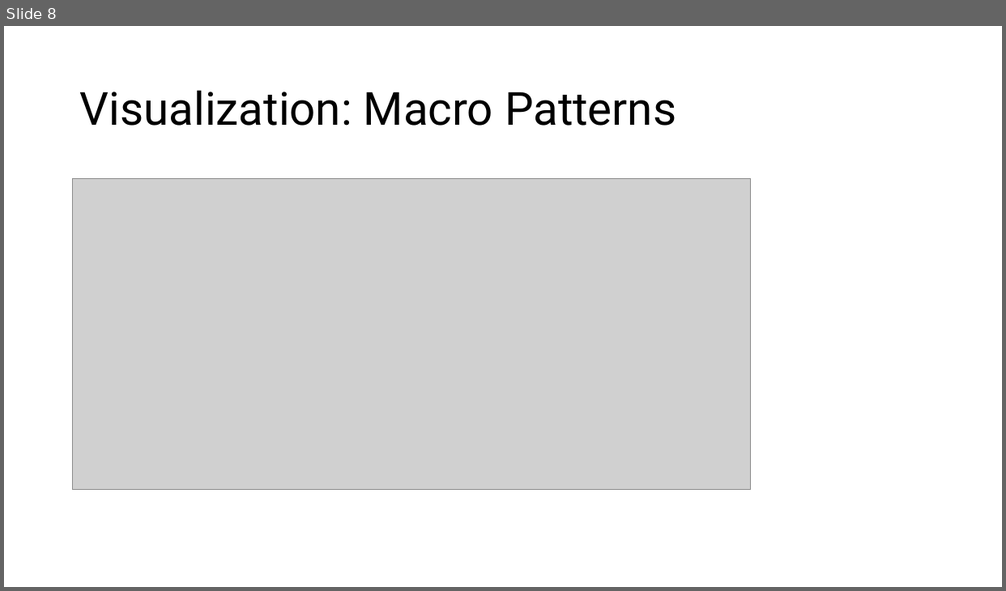
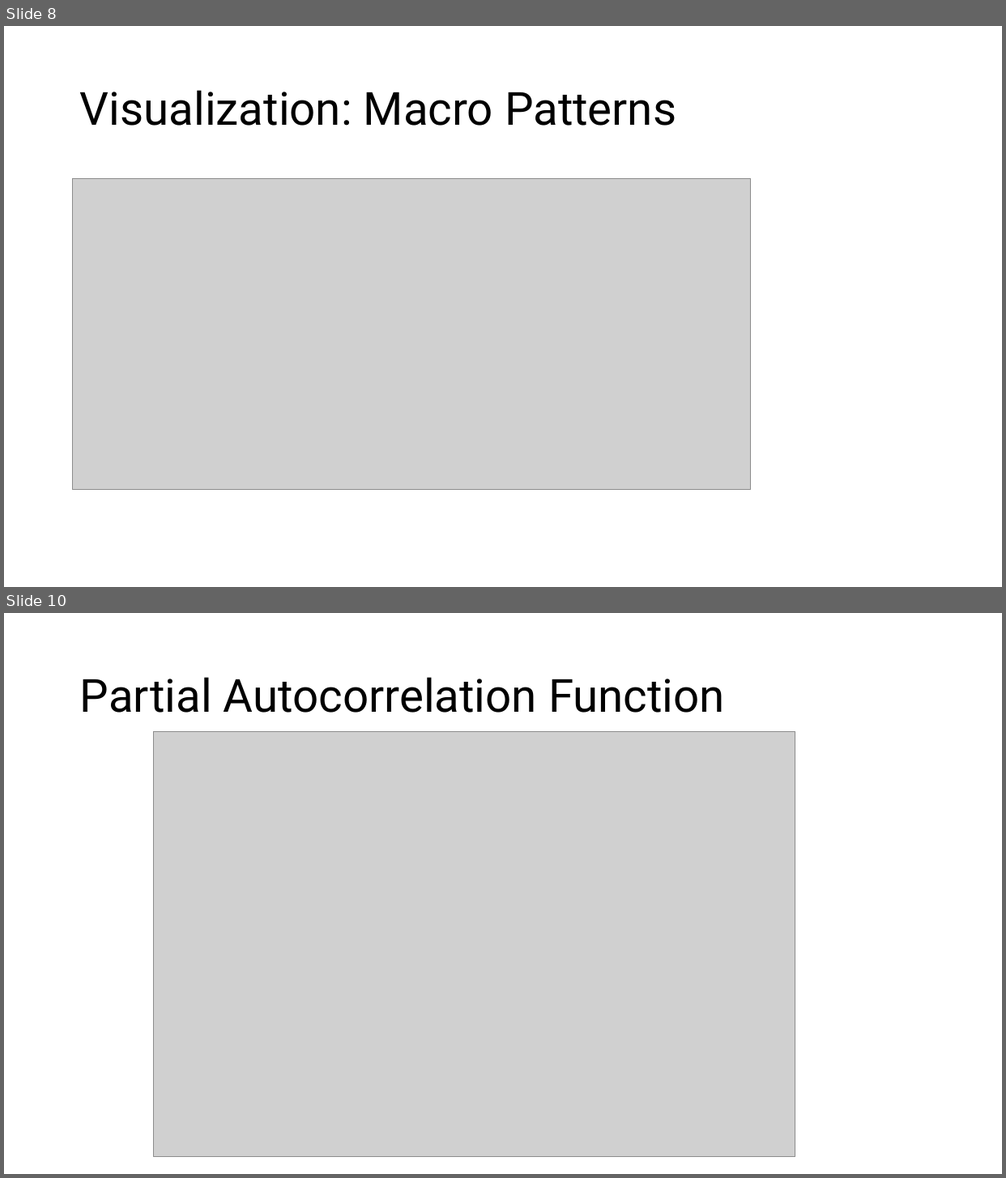
Before and after one commit to ashhadulislam/TSForecast_Kaggle_Corporacion_Favorita, a slide deck: TimeSeriesForecastingDemo.pptx. Shown one above the other, each under a label of ours: slide 8 before the commit, slides 8 and 10 after it; the slides between them are not shown. The pictures are 1006x591 and 1006x1178 pixels, drawn with LibreOffice and Linux fonts; fonts in the diff are those of the drawing; grey boxes stand for pictures. Boxes give left, top, right and bottom in pixels: in the first picture for what was removed or moved away, otherwise in the second. Text is boxed around its words. In the diff, an @@ line names an element or a change of style, - is before the commit and + after.

```diff
--- a/TimeSeriesForecastingDemo.pptx
+++ b/TimeSeriesForecastingDemo.pptx
@@ slide 10 added at [4,613,1002,1174], background #FFFFFF @@
@@ title added at [80,677,725,713], 44 pt, text #000000 @@
+Partial Autocorrelation Function
@@ picture added at [154,732,795,1157] @@
```
Also in this commit, not shown: 2 other slides added, 2 other files.
